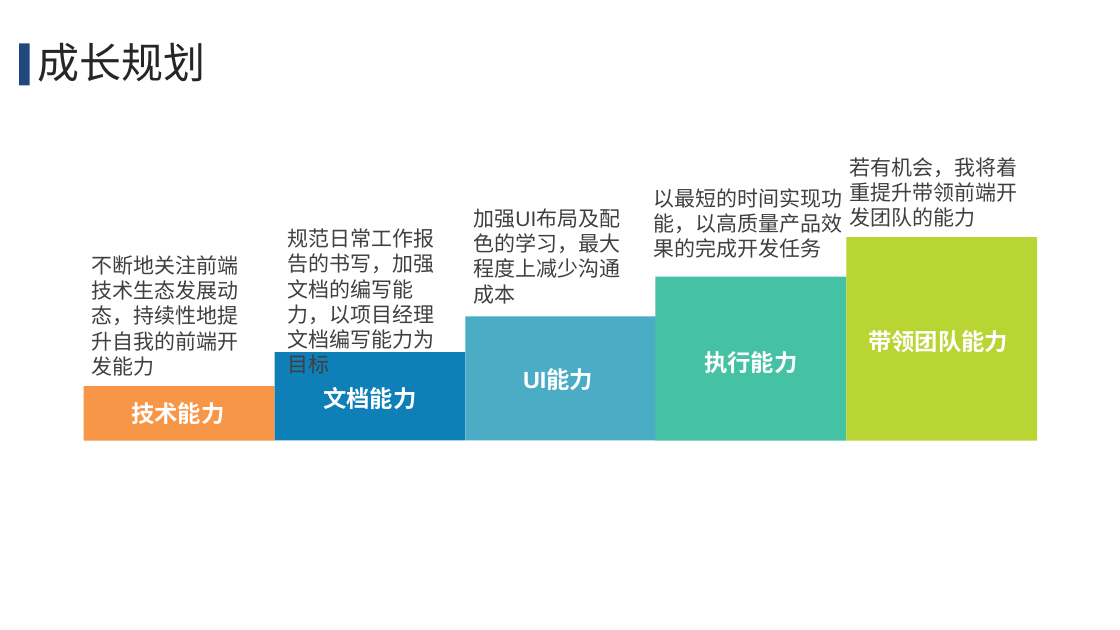
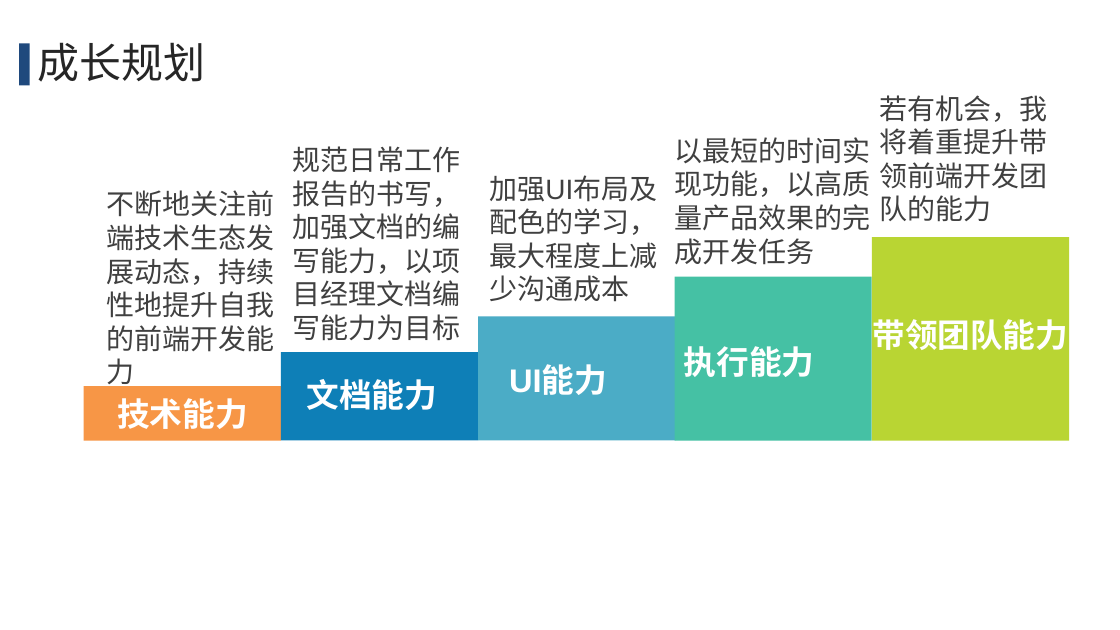
Before and after one commit to wellsmitch/accountpassword, a slide deck: slide 15 of upmoney/调薪申请汇报-宋玉彬.pptx. Drawn at 1120x630 pixels with LibreOffice and Linux fonts; fonts in the diff are those of the drawing. Boxes give left, top, right and bottom in pixels: in the first picture for what was removed or moved away, otherwise in the second. Text is boxed around its words. In the diff, an @@ line names an element or a change of style, - is before the commit and + after.

Commit message:
a"

```diff
--- a/upmoney/调薪申请汇报-宋玉彬.pptx
+++ b/upmoney/调薪申请汇报-宋玉彬.pptx
@@ text "若有机会，我将着重提升带领前端开发团队的能力": place and size @@
-text "若有机会，我将着重提升带领前端开发团队的能力" at [849,157,1017,227]
+text "若有机会，我将着重提升带领前端开发团队的能力" at [880,95,1048,222]
@@ size 18 to 24 pt in 5 elements at [489,175,657,302], [675,137,871,265], [880,95,1048,222], [106,190,274,390], [293,146,461,341] @@
@@ text "规范日常工作报告的书写，加强文档的编写能力，以项目经理文档编写能力为目标": place and size @@
-text "规范日常工作报告的书写，加强文档的编写能力，以项目经理文档编写能力为目标" at [287,228,434,374]
+text "规范日常工作报告的书写，加强文档的编写能力，以项目经理文档编写能力为目标" at [293,146,461,341]
@@ text "以最短的时间实现功能，以高质量产品效果的完成开发任务": place and size @@
-text "以最短的时间实现功能，以高质量产品效果的完成开发任务" at [654,188,843,258]
+text "以最短的时间实现功能，以高质量产品效果的完成开发任务" at [675,137,871,265]
@@ text "加强UI布局及配色的学习，最大程度上减少沟通成本": place and size @@
-text "加强UI布局及配色的学习，最大程度上减少沟通成本" at [473,208,620,304]
+text "加强UI布局及配色的学习，最大程度上减少沟通成本" at [489,175,657,302]
@@ text "不断地关注前端技术生态发展动态，持续性地提升自我的前端开发能力": place and size @@
-text "不断地关注前端技术生态发展动态，持续性地提升自我的前端开发能力" at [91,255,238,376]
+text "不断地关注前端技术生态发展动态，持续性地提升自我的前端开发能力" at [106,190,274,390]
@@ rectangle: place and size @@
-rectangle at [846,237,1037,440]
+rectangle at [871,237,1069,440]
@@ rectangle: place and size @@
-rectangle at [656,276,846,440]
+rectangle at [675,276,872,440]
@@ rectangle: place and size @@
-rectangle at [465,317,656,441]
+rectangle at [479,317,676,441]
@@ size 20 to 28 pt in 5 elements at [509,366,607,395], [684,346,814,377], [117,398,247,429], [307,379,437,410], [872,319,1068,350] @@
@@ text "带领团队能力": place and size @@
-text "带领团队能力" at [868,330,1008,352]
+text "带领团队能力" at [872,319,1068,350]
@@ rectangle: place and size @@
-rectangle at [275,352,465,440]
+rectangle at [281,352,479,440]
@@ text "执行能力": place and size @@
-text "执行能力" at [704,351,797,373]
+text "执行能力" at [684,346,814,377]
@@ rectangle: place and size @@
-rectangle at [84,386,275,441]
+rectangle at [84,386,281,441]
@@ text "文档能力": place and size @@
-text "文档能力" at [323,387,416,409]
+text "文档能力" at [307,379,437,410]
@@ text "技术能力": place and size @@
-text "技术能力" at [131,402,224,424]
+text "技术能力" at [117,398,247,429]
```
Also in this commit, not shown: 3 other slides changed.
